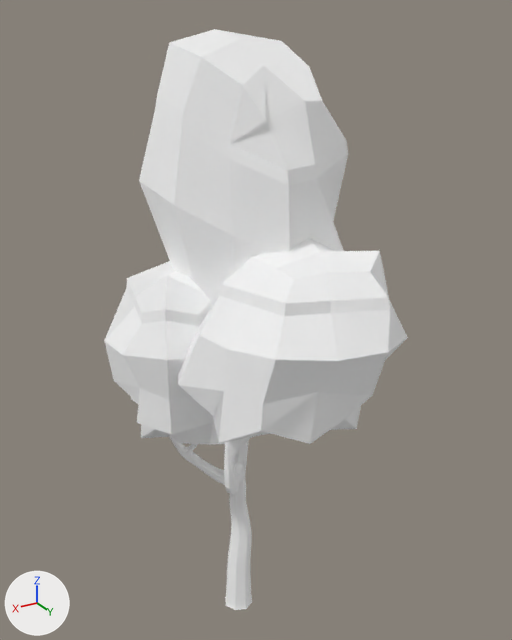
Two versions of the glTF model assets/nature_lowpoly/BirchTree_Snow_3.glb, one commit apart.
Camera for both pictures: a 50 mm lens placed at (2.08, 3.73, 4.15), pointed at (-0.08, 0.13, 2.36). Every picture has the same lights, and +X, +Y and +Z are marked at lower left. The picture after the commit comes second.

Objects in the first picture: 'BirchTree_Snow_3'.
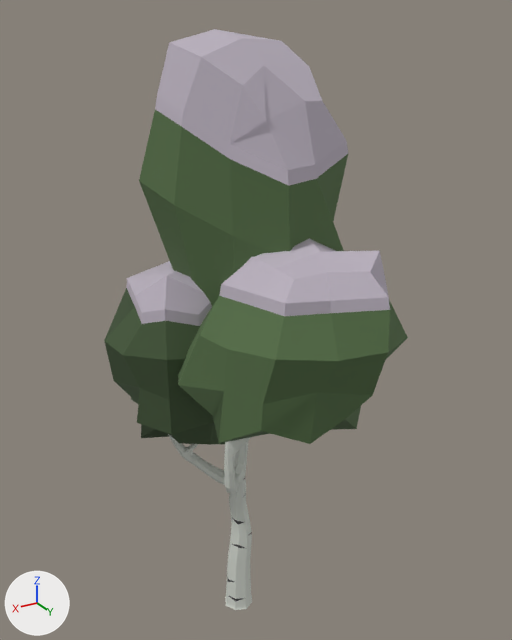
Scene script edits in JSON lines:
```json
{"op": "set", "path": "mat_white.base_color", "old": "(1.0, 1.0, 1.0)", "new": "(0.655, 0.686, 0.626)", "note": "white #ffffff -> light grey #d4d8cf"}
{"op": "set", "path": "mat_green.metallic", "old": "1.0", "new": "0.0"}
{"op": "set", "path": "mat_green.base_color", "old": "(1.0, 1.0, 1.0)", "new": "(0.0874, 0.152, 0.0599)", "note": "white #ffffff -> dark green #536d45"}
{"op": "set", "path": "mat_darkgreen.base_color", "old": "(1.0, 1.0, 1.0)", "new": "(0.0532, 0.0908, 0.037)", "note": "white #ffffff -> dark green #415536"}
{"op": "set", "path": "mat_snow.metallic", "old": "1.0", "new": "0.0"}
{"op": "set", "path": "mat_snow.base_color", "old": "(1.0, 1.0, 1.0)", "new": "(0.503, 0.451, 0.527)", "note": "white #ffffff -> light grey #bcb3c0"}
```

Pixel boxes [x1, y1, x2, y2] of what changed, in the pictures (512 x 640 px):
```json
{"object": "BirchTree_Snow_3", "change": "recoloured, surface changed", "before": [104, 29, 408, 610], "after": [104, 29, 408, 610], "on screen": "darker"}
```
